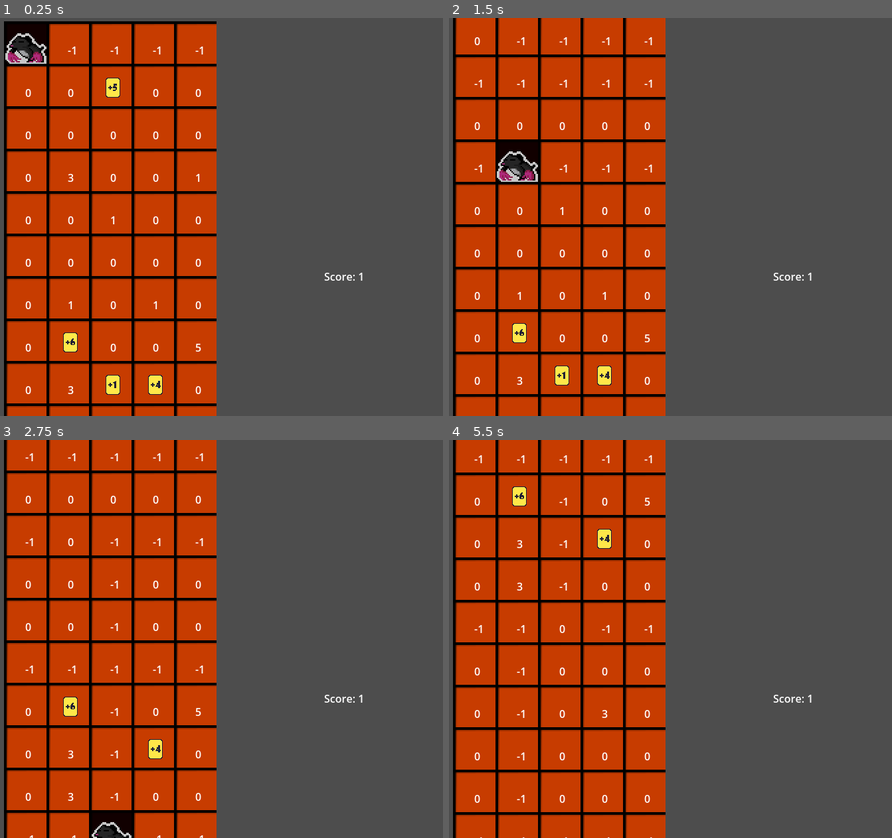
Above: before the commit, frames 1-4 (two rows, left to right).
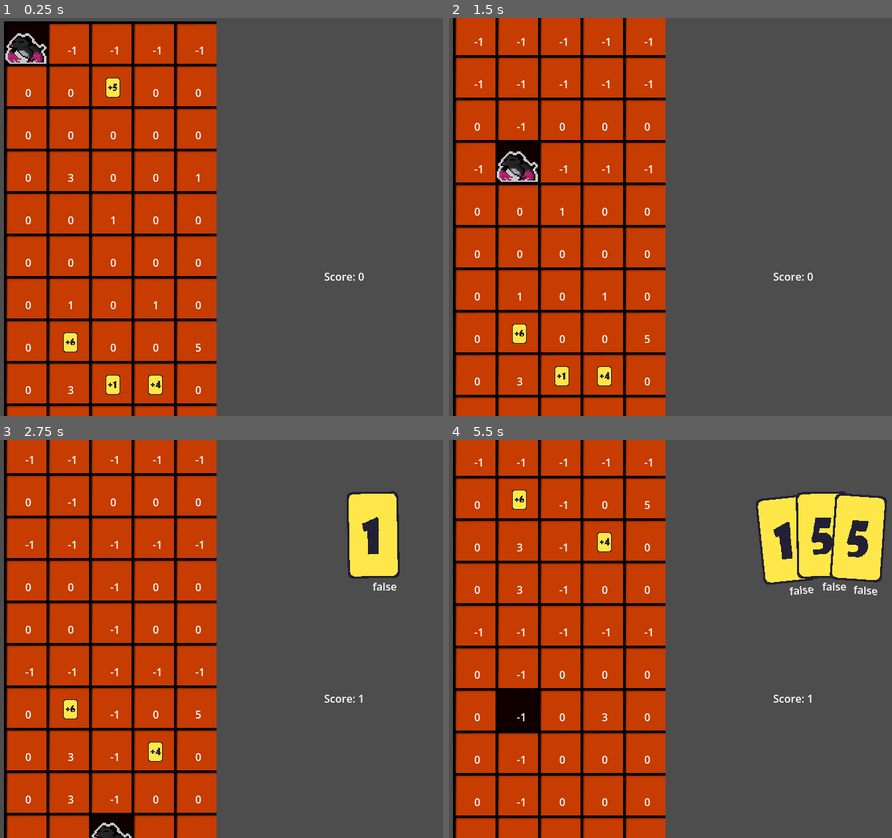
Above: after the commit, the same moments.

Repository: DogeMastr/GMTK2026
Game: Godot game, scene res://Scenes/Game/Game.tscn
Same seed, same stepped clock (60 frames per second), same inputs: the game is played once before the commit and once after it.
Inputs (mouse positions are in pixels of both pictures, inside the frame that each line leads up to):
- Up to frame 1 (0.25 s): no input
- Up to frame 2 (1.5 s): move the mouse to (798, 197) at 0.52 s; hold D (player_right) 0.53-1.25 s; tap 1 (1) at 0.6 s; click (798, 197) at 0.67 s; tap 2 (2) at 0.8 s; drag from (577, 236) to (475, 37) at 1.27 s
- Up to frame 3 (2.75 s): move the mouse to (287, 551) at 2.02 s; hold D (player_right) from 2.03 s (still down); tap 3 (3) at 2.1 s; tap 4 (4) at 2.3 s
- Up to frame 4 (5.5 s): release D (player_right) at 2.75 s; drag from (657, 718) to (515, 447) at 2.77 s; move the mouse to (843, 698) at 3.52 s; hold A (player_left) 3.53-4.25 s; tap 5 (5) at 3.6 s; tap 1 (1) at 3.8 s; drag from (524, 579) to (559, 467) at 4.27 s; move the mouse to (710, 639) at 5.02 s; hold S (player_down) from 5.03 s (still down); tap 2 (2) at 5.1 s; click (710, 639) at 5.17 s; tap 3 (3) at 5.3 s

The runs differ from the first frame. In frame 1, less than 0.1% of the frame differs, in the area x 80-83%, y 64-66%; in frame 2, 2.5%; in frame 3, 10%; in frame 4, 16%, in the area x 1-99%, y 3-100%.

Commit message:
movement changes

Diff:
--- a/Scenes/Game/game.gd
+++ b/Scenes/Game/game.gd
@@ -53,8 +53,9 @@
 			flow_lava(EventBus.current_row)
 			EventBus.mole_dies.emit()
 			break
-		if not row_tile.type == 5 and not row_tile.has_mole:
+		if not row_tile.type == 5:
 			row_tile.type = -1
+			pass
 
 
 func flow_lava(row):
--- a/Scenes/Mole/mole.gd
+++ b/Scenes/Mole/mole.gd
@@ -4,6 +4,9 @@
 # these are grid positions
 var x_pos = 0
 var y_pos = 0
+
+var target_y = 0
+var currently_digging = false
 
 func _ready() -> void:
 	EventBus.move_down.connect(move_mole_down)
@@ -37,6 +40,11 @@
 		move_mole_down(5)
 	pass
 
+	if currently_digging:
+		position.y = lerp(position.y, target_y, 0.3)
+		if position.y == target_y:
+			currently_digging = false
+
 func move_mole_down(amount_to_travel: int):
 	if amount_to_travel > 0:
 		for i in range(amount_to_travel):
@@ -48,12 +56,12 @@
 				amount_to_travel = i + 1
 				EventBus.mole_dies.emit()
 				break
+			tile_to_travel_to.has_mole = true
+			#if not EventBus.get_tile(x_pos, y_pos + i).type == 5:
+				#EventBus.get_tile(x_pos, y_pos + i).type = -1
 
-			if not EventBus.get_tile(x_pos, y_pos + i).type == 5:
-				EventBus.get_tile(x_pos, y_pos + i).type = -1
-
-
-		position.y += EventBus.tile_width * amount_to_travel
+		target_y = position.y + EventBus.tile_width * amount_to_travel
+		currently_digging = true
 		y_pos += amount_to_travel
 
 func death():
--- a/Scenes/Tile/tile.gd
+++ b/Scenes/Tile/tile.gd
@@ -46,15 +46,13 @@
 	if has_mole:
 		if type == 1: # Gold pick up
 			EventBus.score += 1
-			type = 0
 		if type == 2: # Card pick up
 			EventBus.add_card.emit(data)
 			$CardSprite.set_visible(false)
-			type = 0
 		if type == 3: #Death
 			EventBus.mole_dies.emit()
-			type = 0
-
+		if type != 5:
+			type = -1
 		# The Lava tile is handled in game.gd in func digging_out_row()
 
 		if type == 5: #Rock
